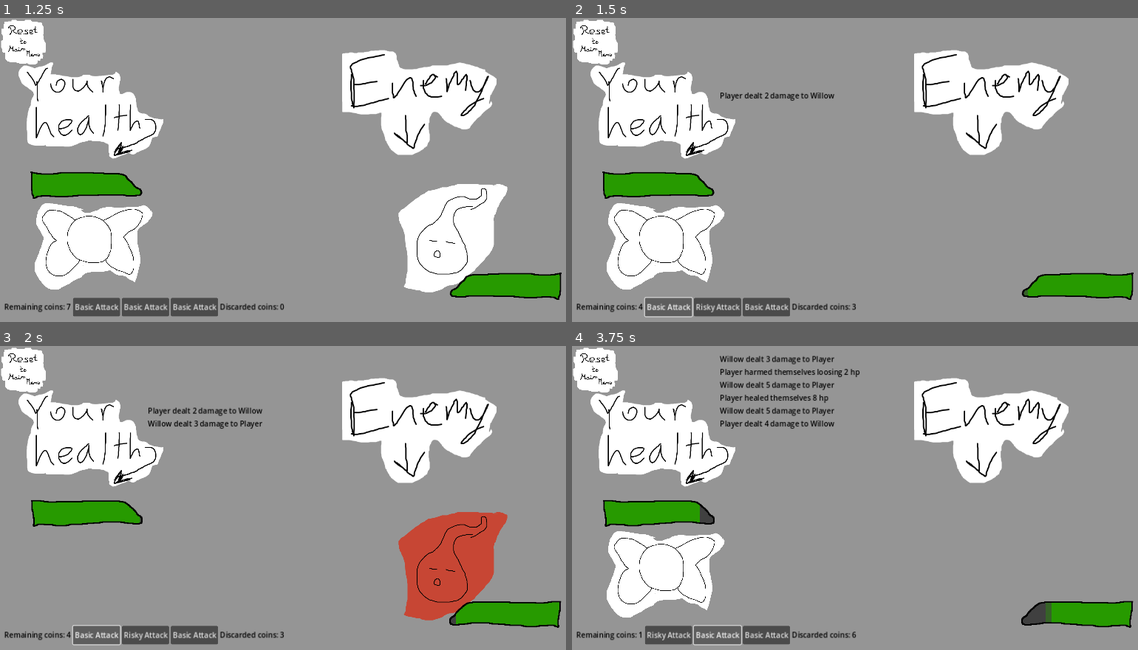
Above: before the commit, frames 1-4 (two rows, left to right).
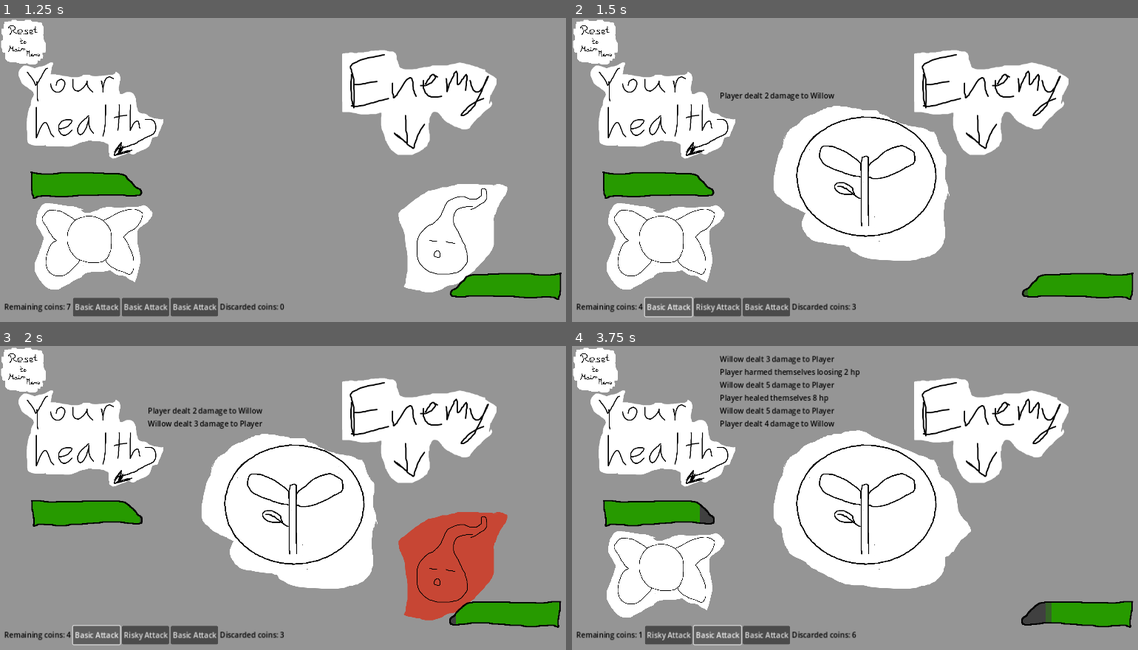
Above: after the commit, the same moments.

Repository: bonsaipropaganda/mini-jam-139
Game: Godot game, scene res://scenes/UI/main_menu.tscn
The game is run twice, just before and just after one commit, with the same random seed, the same clock (stepped at 60 frames per second) and the same inputs. Sound files missing from this copy of the repository are replaced by a short silence.
Inputs (mouse positions are in pixels of both pictures, inside the frame that each line leads up to):
- Up to frame 1 (1.25 s): click (294, 185) at 0.5 s
- Up to frame 2 (1.5 s): click "Basic Attack" at 1.25 s
- Up to frame 3 (2 s): no input
- Up to frame 4 (3.75 s): click "Risky Attack" at 2 s; click "Basic Heal" at 2.75 s; click "Basic Attack" at 3.5 s

Frame 1 is identical in both runs. In frame 2, 12% of the frame differs, in the area x 35-67%, y 28-80%; in frame 3, 12%; in frame 4, 13%, in the area x 35-71%, y 27-80%.

Commit message:
coin flip image added

Diff:
--- a/code/coin.gd
+++ b/code/coin.gd
@@ -1,6 +1,5 @@
 class_name Coin
 extends Resource
-
 
 const NullAction := preload("res://code/combat/actions/action.gd")
 
@@ -17,6 +16,8 @@
 
 func flip() -> Action:
 	if Global.rng.randf() <= head_weight:
+		Global.landed_on_heads.emit()
 		return head_action
 	else:
+		Global.landed_on_tails.emit()
 		return tail_action
--- a/code/global.gd
+++ b/code/global.gd
@@ -2,7 +2,8 @@
 
 
 signal action_performed(action: String)
-
+signal landed_on_heads
+signal landed_on_tails
 
 # variables
 # list of all possible coins. Might not end up needing this
@@ -22,3 +23,7 @@
 ## lazy ;).
 static func get_health_component(node: Node) -> HealthComponent:
 	return node.get_node("HealthComponent")
+
+func _input(event: InputEvent) -> void:
+	if Input.is_action_just_pressed("click"):
+		SfxManager.coin_flip.play()
--- a/code/resources/coins/basic_attack.tres
+++ b/code/resources/coins/basic_attack.tres
@@ -1,7 +1,9 @@
-[gd_resource type="Resource" script_class="Coin" load_steps=5 format=3 uid="uid://dn6a7rjh1wo52"]
+[gd_resource type="Resource" script_class="Coin" load_steps=7 format=3 uid="uid://dn6a7rjh1wo52"]
 
 [ext_resource type="Script" path="res://code/combat/actions/deal_damage.gd" id="1_nipwl"]
 [ext_resource type="Script" path="res://code/coin.gd" id="1_waa5w"]
+[ext_resource type="Texture2D" uid="uid://u0j0g036hedw" path="res://art/Coins/Heads.png" id="2_n5n43"]
+[ext_resource type="Texture2D" uid="uid://bi6h8uyhcs3jn" path="res://art/Coins/Tails.png" id="4_qel3q"]
 
 [sub_resource type="Resource" id="Resource_jp3dq"]
 script = ExtResource("1_nipwl")
@@ -16,6 +18,8 @@
 coin_name = "Basic Attack"
 description = "Heads: 4 damage
 Tails: 2 damage"
+head_image = ExtResource("2_n5n43")
+tail_image = ExtResource("4_qel3q")
 head_weight = 0.5
 head_action = SubResource("Resource_jp3dq")
 tail_action = SubResource("Resource_88vvy")
--- a/code/sfx_manager.gd
+++ b/code/sfx_manager.gd
@@ -3,3 +3,4 @@
 @onready var enemy_hurt = $enemy_hurt
 @onready var player_hurt = $player_hurt
 @onready var player_heal = $player_heal
+@onready var coin_flip = $coin_flip
--- a/project.godot
+++ b/project.godot
@@ -30,6 +30,14 @@
 window/size/viewport_height=720
 window/stretch/mode="canvas_items"
 
+[input]
+
+click={
+"deadzone": 0.5,
+"events": [Object(InputEventMouseButton,"resource_local_to_scene":false,"resource_name":"","device":-1,"window_id":0,"alt_pressed":false,"shift_pressed":false,"ctrl_pressed":false,"meta_pressed":false,"button_mask":1,"position":Vector2(159, 13),"global_position":Vector2(162, 45),"factor":1.0,"button_index":1,"canceled":false,"pressed":true,"double_click":false,"script":null)
+]
+}
+
 [rendering]
 
 renderer/rendering_method="gl_compatibility"
--- a/scenes/main.gd
+++ b/scenes/main.gd
@@ -9,6 +9,9 @@
 
 
 func _ready() -> void:
+	Global.landed_on_heads.connect(landed_on_heads)
+	Global.landed_on_tails.connect(landed_on_tails)
+
 	player = preload("res://scenes/player.tscn").instantiate()
 	use_encounter(first_encounter)
 	# give the menu music time to fade out
@@ -35,3 +38,18 @@
 
 func _on_map_encounter_chosen(enc: Encounter) -> void:
 	use_encounter(enc)
+
+func landed_on_heads():
+	$Heads.show()
+	$CoinTimer.start()
+
+func landed_on_tails():
+	$Tails.show()
+	$CoinTimer.start()
+
+
+
+
+func _on_coin_timer_timeout() -> void:
+	$Heads.hide()
+	$Tails.hide()
--- a/scenes/main.tscn
+++ b/scenes/main.tscn
@@ -1,9 +1,11 @@
-[gd_scene load_steps=6 format=3 uid="uid://iejmmnbiii2j"]
+[gd_scene load_steps=8 format=3 uid="uid://iejmmnbiii2j"]
 
 [ext_resource type="Script" path="res://scenes/main.gd" id="1_u4f47"]
 [ext_resource type="PackedScene" uid="uid://cqmtn0q37ttcv" path="res://scenes/enemies/Willo.tscn" id="2_djhtq"]
 [ext_resource type="PackedScene" uid="uid://8joir45it7pu" path="res://scenes/UI/map/map.tscn" id="2_ehh34"]
 [ext_resource type="Script" path="res://code/UI/map/combat_encounter.gd" id="3_ws0bv"]
+[ext_resource type="Texture2D" uid="uid://u0j0g036hedw" path="res://art/Coins/Heads.png" id="5_a2d53"]
+[ext_resource type="Texture2D" uid="uid://bi6h8uyhcs3jn" path="res://art/Coins/Tails.png" id="6_ddmfh"]
 
 [sub_resource type="Resource" id="Resource_nwwg6"]
 script = ExtResource("3_ws0bv")
@@ -20,4 +22,20 @@
 unique_name_in_owner = true
 visible = false
 
+[node name="Heads" type="Sprite2D" parent="."]
+visible = false
+position = Vector2(652, 399)
+scale = Vector2(0.5, 0.5)
+texture = ExtResource("5_a2d53")
+
+[node name="Tails" type="Sprite2D" parent="."]
+visible = false
+position = Vector2(631, 405)
+scale = Vector2(0.5, 0.5)
+texture = ExtResource("6_ddmfh")
+
+[node name="CoinTimer" type="Timer" parent="."]
+one_shot = true
+
 [connection signal="encounter_chosen" from="CanvasLayer/Map" to="." method="_on_map_encounter_chosen"]
+[connection signal="timeout" from="CoinTimer" to="." method="_on_coin_timer_timeout"]
--- a/scenes/sfx_manager.tscn
+++ b/scenes/sfx_manager.tscn
@@ -1,9 +1,10 @@
-[gd_scene load_steps=5 format=3 uid="uid://crsmk41hhfm84"]
+[gd_scene load_steps=6 format=3 uid="uid://crsmk41hhfm84"]
 
 [ext_resource type="Script" path="res://code/sfx_manager.gd" id="1_ljfx2"]
 [ext_resource type="AudioStream" uid="uid://cl2gwvm1781kd" path="res://sound/sfx/player_hurt.wav" id="2_qresh"]
 [ext_resource type="AudioStream" uid="uid://bu5knqn10iuuw" path="res://sound/sfx/enemy_hurt.wav" id="3_1xqvi"]
 [ext_resource type="AudioStream" uid="uid://bsf01271dft3y" path="res://sound/sfx/heal.mp3" id="3_q2mml"]
+[ext_resource type="AudioStream" uid="uid://dgmqjtucb0wby" path="res://sound/sfx/mouse-click-153941.mp3" id="5_0umqw"]
 
 [node name="SFXManager" type="Node2D"]
 process_mode = 3
@@ -17,3 +18,7 @@
 
 [node name="enemy_hurt" type="AudioStreamPlayer" parent="."]
 stream = ExtResource("3_1xqvi")
+
+[node name="coin_flip" type="AudioStreamPlayer" parent="."]
+stream = ExtResource("5_0umqw")
+volume_db = -5.0
Not shown, added: sound/sfx/coin-flip-88793.mp3.import
Not shown, added: sound/sfx/mouse-click-153941.mp3.import
Not shown, added: sound/sfx/coin-flip-88793.mp3
Not shown, added: sound/sfx/mouse-click-153941.mp3
